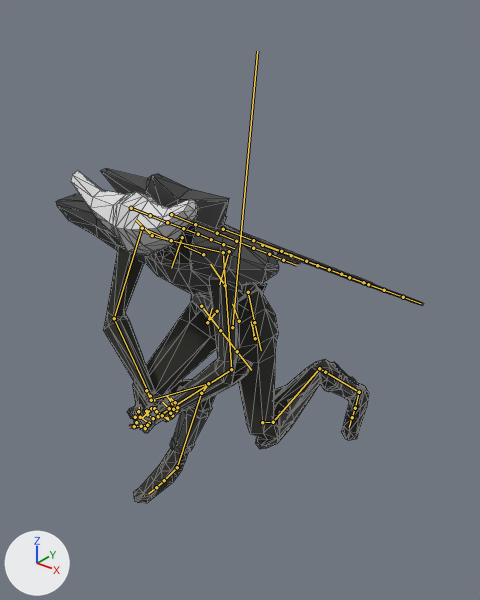
One commit to the glTF model assets/boss_1/boss_1.glb: the scene before it, then after it.
The view is the same before and after, from a 50 mm lens placed at (2.14, -2.61, 2.86), pointed at (-0.1, 0.19, 1.12). The axes (+X, +Y, +Z) are drawn at lower left. The lights are the same throughout. Both versions are drawn at frame 29 of the action 'attack_fly_slam'; the numbers are the values there. The bones that bend it are drawn over the model as lines. Mesh edges are drawn as thin lines.

The first picture shows 'body'.
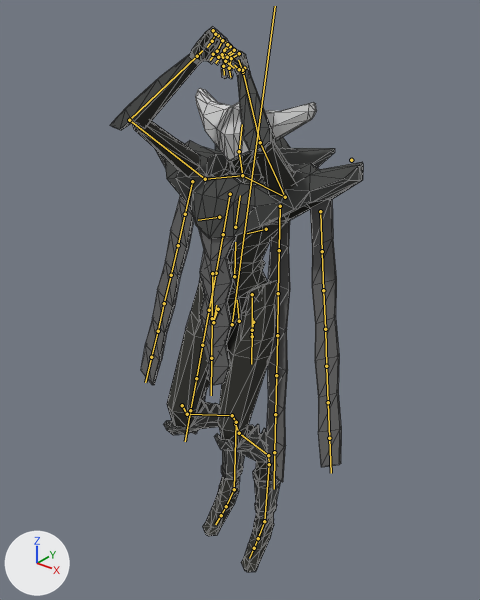
The change in detail:
Bone 'hip_root' (bone_hip_root) moves from (0.001, -0.665, 0.009) to (0.0, -0.647, 0.008).
Bone 'hip_root' (bone_hip_root) turns from (-9, -4, 1) to (-12, 0, 0) degrees about its own x, y and z.
Bone 'hip_root' (bone_hip_root) is rescaled from (0.99, 0.87, 0.87) to (1.0, 0.99, 0.99).
Bone 'hip' (bone_hip) turns from (17, 0, 0) to (0, 0, 0) degrees about its own x, y and z.
Bone 'spine1' (bone_spine1) turns from (19, 0, 0) to (-2, 0, 0) degrees about its own x, y and z.
Bone 'spine2' (bone_spine2) turns from (25, 0, 0) to (-6, 0, 0) degrees about its own x, y and z.
Bone 'arm1.L' (bone_arm1_l) turns from (69, -1, -7) to (113, -29, -21) degrees about its own x, y and z.
Bone 'forearm.L' (bone_forearm_l) turns from (45, -9, -44) to (99, 0, 0) degrees about its own x, y and z.
Bone 'hand.L' (bone_hand_l) turns from (-41, -40, 13) to (-9, -18, 0) degrees about its own x, y and z.
Bone 'neck' (bone_neck) turns from (-18, 0, 0) to (0, 0, 0) degrees about its own x, y and z.
Bone 'arm1.R' (bone_arm1_r) turns from (68, 2, 7) to (113, 29, 21) degrees about its own x, y and z.
Bone 'forearm.R' (bone_forearm_r) turns from (33, 4, 53) to (84, -6, 1) degrees about its own x, y and z.
Bone 'hand.R' (bone_hand_r) turns from (-23, 26, 4) to (0, 0, 0) degrees about its own x, y and z.
Bone 'leg1.L' (bone_leg1_l) turns from (-9, 12, 11) to (-1, 0, 12) degrees about its own x, y and z.
Bone 'knee1.L' (bone_knee1_l) turns from (2, 1, -43) to (1, 0, -15) degrees about its own x, y and z.
Bone 'leg2.L' (bone_leg2_l) turns from (2, 1, -41) to (1, 0, -14) degrees about its own x, y and z.
Bone 'knee2.L' (bone_knee2_l) turns from (4, 0, 30) to (0, 0, 0) degrees about its own x, y and z.
Bone 'leg3.L' (bone_leg3_l) turns from (-2, 0, 1) to (0, 1, 8) degrees about its own x, y and z.
Bone 'foot1.L' (bone_foot1_l) turns from (4, -7, -1) to (0, 0, -35) degrees about its own x, y and z.
Bone 'hipmiddle.L' (bone_hipmiddle_l) turns from (6, 0, -7) to (6, 0, 0) degrees about its own x, y and z.
Bone 'leg1.R' (bone_leg1_r) turns from (-8, -4, -67) to (-1, -1, -23) degrees about its own x, y and z.
Bone 'knee1.R' (bone_knee1_r) turns from (3, -1, 53) to (2, 0, 31) degrees about its own x, y and z.
Bone 'leg2.R' (bone_leg2_r) turns from (3, -1, 51) to (2, 0, 29) degrees about its own x, y and z.
Bone 'knee2.R' (bone_knee2_r) turns from (-16, -5, -74) to (0, 0, 0) degrees about its own x, y and z.
Bone 'leg3.R' (bone_leg3_r) turns from (14, -1, 5) to (-1, -3, -36) degrees about its own x, y and z.
Bone 'foot1.R' (bone_foot1_r) turns from (5, 7, 16) to (0, 0, 32) degrees about its own x, y and z.
Bone 'hipmiddle.R' (bone_hipmiddle_r) turns from (35, -1, 3) to (12, 0, 1) degrees about its own x, y and z.
Bone 'hipmiddle.R' (bone_hipmiddle_r) is rescaled from (1.0, 1.08, 1.0) to (1.0, 1.29, 1.0).

What differs and where, as boxes [x1, y1, x2, y2] in the pictures (480 x 600 px):
'body', posed (31% narrower, 62% taller)
    before: [56, 168, 424, 503]
    after: [110, 27, 363, 572]
bone 'hip_root', root to tip
    before: (232, 327) to (257, 51)
    after: (232, 324) to (275, 6)
bone 'hip', root to tip
    before: (239, 321) to (232, 304)
    after: (239, 321) to (237, 300)
bone 'spine1', root to tip
    before: (225, 285) to (210, 264)
    after: (234, 276) to (235, 242)
bone 'spine2', root to tip
    before: (203, 254) to (184, 246)
    after: (235, 227) to (240, 195)
bone 'arm1.L', root to tip
    before: (223, 252) to (231, 369)
    after: (285, 197) to (260, 142)
bone 'forearm.L', root to tip
    before: (231, 369) to (158, 416)
    after: (260, 142) to (243, 72)
bone 'hand.L', root to tip
    before: (158, 416) to (153, 420)
    after: (243, 72) to (238, 60)
bone 'neck', root to tip
    before: (171, 240) to (152, 235)
    after: (242, 175) to (239, 151)
bone 'arm1.R', root to tip
    before: (142, 228) to (114, 318)
    after: (205, 179) to (129, 120)
bone 'forearm.R', root to tip
    before: (114, 318) to (150, 396)
    after: (129, 120) to (197, 56)
bone 'hand.R', root to tip
    before: (150, 396) to (155, 401)
    after: (197, 56) to (202, 50)
bone 'leg1.L', root to tip
    before: (252, 324) to (254, 339)
    after: (253, 322) to (251, 336)
bone 'knee1.L', root to tip
    before: (262, 422) to (273, 422)
    after: (235, 424) to (239, 433)
bone 'leg2.L', root to tip
    before: (273, 422) to (319, 368)
    after: (239, 433) to (268, 455)
bone 'knee2.L', root to tip
    before: (319, 368) to (325, 372)
    after: (268, 455) to (269, 464)
bone 'leg3.L', root to tip
    before: (325, 372) to (359, 392)
    after: (269, 464) to (264, 521)
bone 'foot1.L', root to tip
    before: (359, 392) to (355, 408)
    after: (264, 521) to (258, 538)
bone 'hipmiddle.L', root to tip
    before: (255, 338) to (251, 321)
    after: (252, 336) to (252, 318)
bone 'leg1.R', root to tip
    before: (217, 311) to (207, 322)
    after: (218, 309) to (213, 322)
bone 'knee1.R', root to tip
    before: (146, 390) to (151, 400)
    after: (182, 405) to (187, 414)
bone 'leg2.R', root to tip
    before: (151, 400) to (208, 383)
    after: (187, 414) to (232, 415)
bone 'knee2.R', root to tip
    before: (208, 383) to (201, 393)
    after: (232, 415) to (236, 422)
bone 'leg3.R', root to tip
    before: (201, 393) to (177, 467)
    after: (236, 422) to (234, 489)
bone 'foot1.R', root to tip
    before: (177, 467) to (164, 480)
    after: (234, 489) to (226, 506)
bone 'hipmiddle.R', root to tip
    before: (207, 322) to (212, 308)
    after: (213, 322) to (216, 305)
